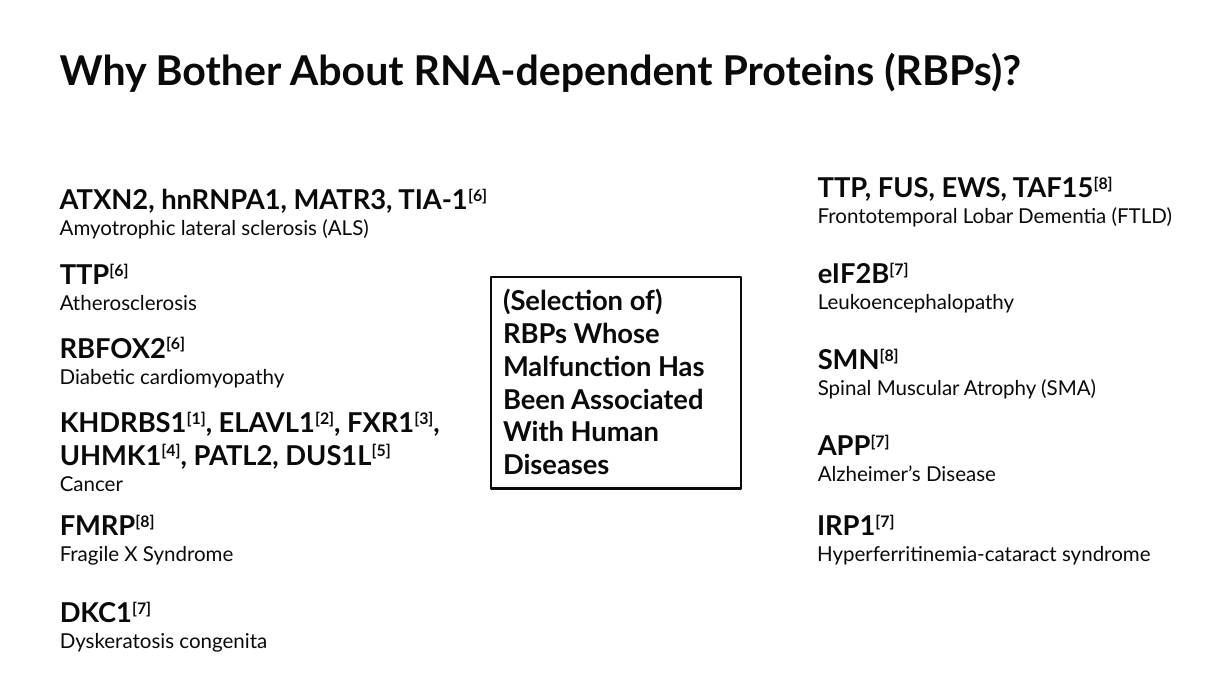
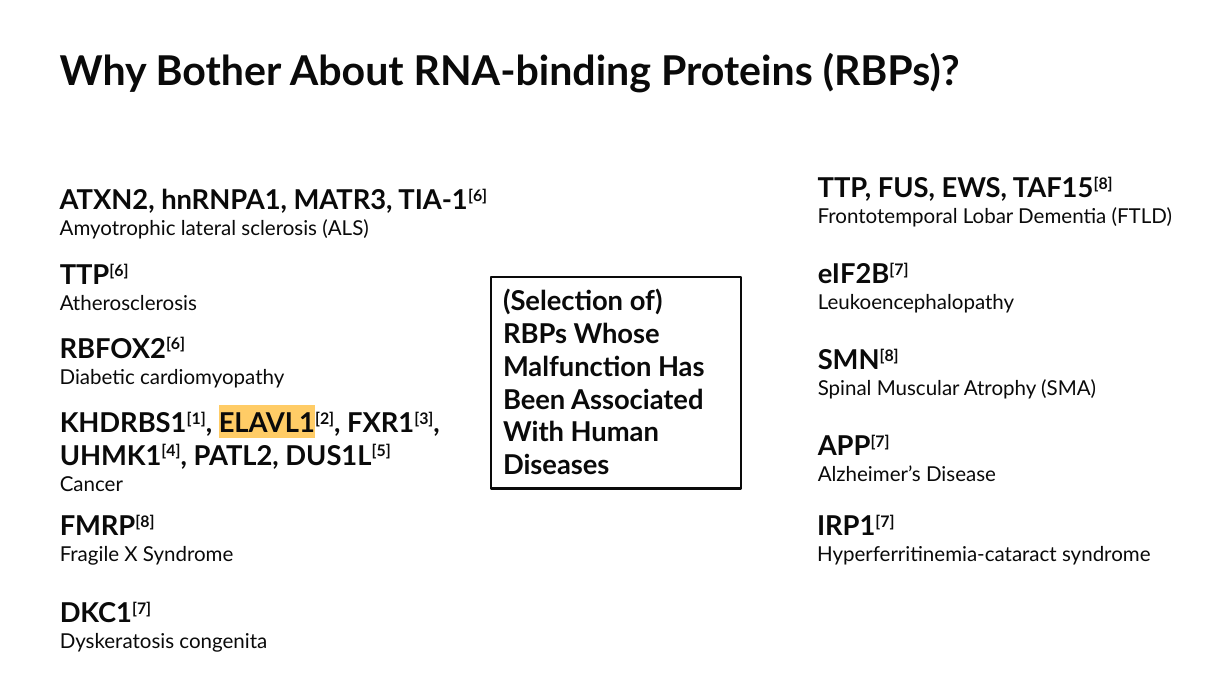
Before and after one commit to datascience-mobi-2022/2022-topic-03-team-02, a slide deck: slide 3 of projectproposal/PP.pptx (slide 2 before the commit). Drawn at 1232x693 pixels with LibreOffice and Linux fonts; fonts in the diff are those of the drawing. Boxes give left, top, right and bottom in pixels: in the first picture for what was removed or moved away, otherwise in the second. Text is boxed around its words. In the diff, an @@ line names an element or a change of style, - is before the commit and + after.

```diff
--- a/projectproposal/PP.pptx
+++ b/projectproposal/PP.pptx
@@ text at <box>60,53,960,93</box>: text changed @@
-Why Bother About RNA-dependent Proteins (RBPs)?
+Why Bother About RNA-binding Proteins (RBPs)?
@@ text at <box>60,411,433,469</box>: highlight none to #FFCC66 in "ELAVL1[2]," @@
```
Also in this commit, not shown: 4 other slides changed, 2 slides added.
